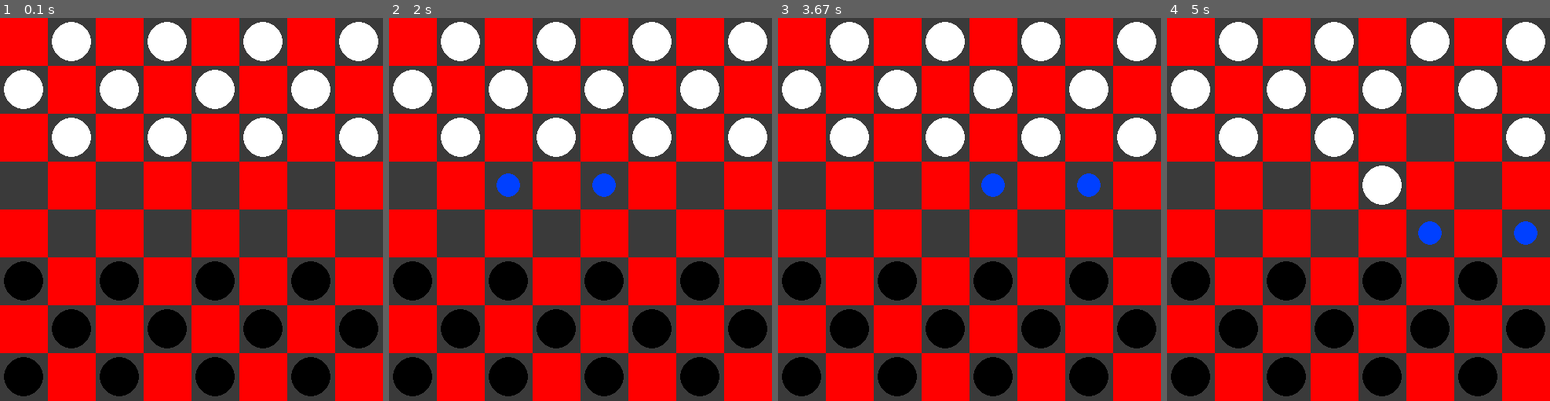
Above: before the commit, frames 1-4 (left to right).
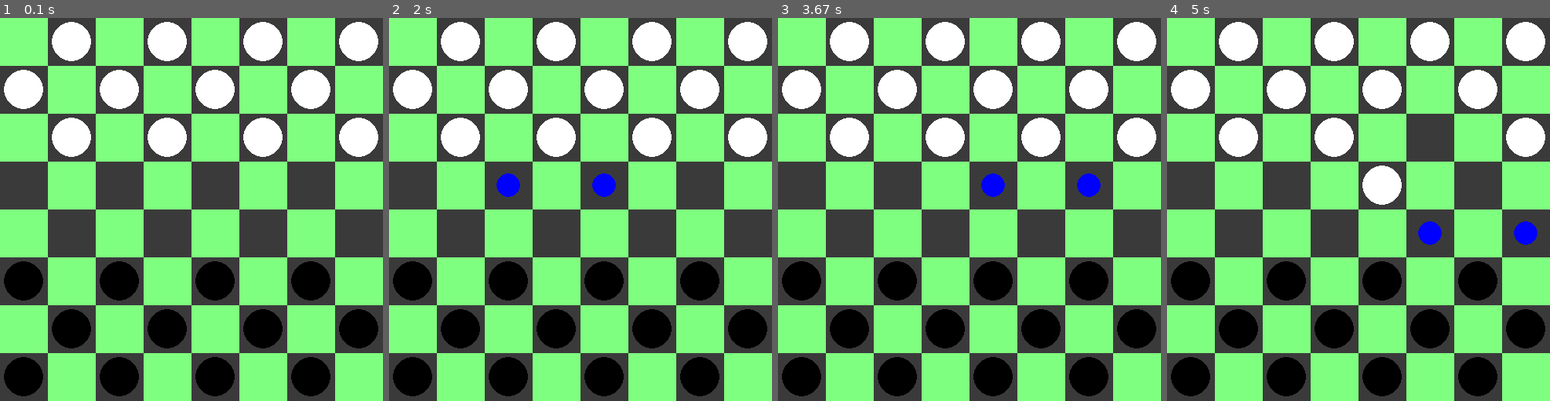
Above: after the commit, the same moments.

Repository: AdrianZajaczkowski/python_checkers
Game: pygame game, started from include/scripts/pygame_checkers/checkers_game.py
Same seed, same stepped clock (60 frames per second), same inputs: the game is played once before the commit and once after it.
Inputs (mouse positions are in pixels of both pictures, inside the frame that each line leads up to):
- Up to frame 1 (0.1 s): no input
- Up to frame 2 (2 s): click (580, 209) at 0.38 s; click (461, 152) at 0.72 s; click (461, 297) at 1.08 s; click (588, 79) at 1.55 s; click (569, 144) at 1.88 s
- Up to frame 3 (3.67 s): click (908, 83) at 2.22 s; click (1049, 140) at 3.38 s
- Up to frame 4 (5 s): click (1373, 194) at 3.72 s; click (1266, 278) at 4.08 s; click (1496, 297) at 4.58 s

The runs differ from the first frame. In frame 1, 50% of the frame differs, in the area x 0-100%, y 0-100%; in frame 2, 51%; in frame 3, 51%; in frame 4, 51%.

Commit message:
"change color"

Diff:
--- a/include/scripts/pygame_checkers/checkers/board.py
+++ b/include/scripts/pygame_checkers/checkers/board.py
@@ -1,6 +1,7 @@
 import pygame
 from .constants import COLORS, ROWS, COLS, SQUARE_SIZE
 from .piece import Piece
+
 
 class Board:
 
@@ -8,43 +9,44 @@
         self.board = []
         self.black_left = self.white_left = 12
         self.black_kings = self.white_kings = 0
-        self.create_board() # automaticly call method to create board
+        self.create_board()  # automaticly call method to create board
 
     def draw_squares(self, win):
         win.fill(COLORS['GREY'])
         for row in range(ROWS):
             for col in range(row % 2, COLS, 2):
-                pygame.draw.rect(win, COLORS['RED'], (row*SQUARE_SIZE, col *SQUARE_SIZE, SQUARE_SIZE, SQUARE_SIZE))
+                pygame.draw.rect(
+                    win, COLORS['L_GREEN'], (row*SQUARE_SIZE, col * SQUARE_SIZE, SQUARE_SIZE, SQUARE_SIZE))
 
     def create_board(self):
         for row in range(ROWS):
             self.board.append([])
             for col in range(COLS):
-                if col %2 == ((row + 1 ) %2 ):
+                if col % 2 == ((row + 1) % 2):
                     if row < 3:
-                        self.board[row].append(Piece(row,col,COLORS['WHITE'])) # append pieces with COLORS on row&col
+                        # append pieces with COLORS on row&col
+                        self.board[row].append(
+                            Piece(row, col, COLORS['WHITE']))
                     elif row > 4:
-                        self.board[row].append(Piece(row,col,COLORS['BLACK']))
+                        self.board[row].append(
+                            Piece(row, col, COLORS['BLACK']))
                     else:
                         self.board[row].append(0)
                 else:
                     self.board[row].append(0)
 
-    def draw(self,win):
+    def draw(self, win):
         self.draw_squares(win)
         for row in range(ROWS):
             for col in range(COLS):
                 piece = self.board[row][col]
-                if piece != 0 :
+                if piece != 0:
                     piece.draw(win)
 
-
-
-
-
-    def move_pieces(self,piece,row,col):
-        self.board[piece.row][piece.col], self.board[row][col] = self.board[row][col], self.board[piece.row][piece.col] # swap pos values of pieces to make it move
-        piece.move(row,col)
+    def move_pieces(self, piece, row, col):
+        # swap pos values of pieces to make it move
+        self.board[piece.row][piece.col], self.board[row][col] = self.board[row][col], self.board[piece.row][piece.col]
+        piece.move(row, col)
 
         if row == ROWS - 1 or row == 0:
             piece.make_king()
@@ -53,101 +55,115 @@
             else:
                 self.black_kings += 1
 
-
-    def get_piece(self,row,col):
+    def get_piece(self, row, col):
         return self.board[row][col]
 
-    def get_valid_moves(self,piece):
+    def get_valid_moves(self, piece):
         moves = {}
         left = piece.col - 1
         right = piece.col + 1
         row = piece.row
         if piece.color == COLORS['BLACK'] or piece.king:
-            moves.update(self._traverse_left(row -1, max(row -3,-1), -1,piece.color, left)) # row-1 start above current row, max(row -3,-1) check 2 pieces away from start or one
-            moves.update(self._traverse_right(row -1, max(row -3,-1), -1,piece.color, right)) # right is for the right direction
+            # row-1 start above current row, max(row -3,-1) check 2 pieces away from start or one
+            moves.update(self._traverse_left(
+                row - 1, max(row - 3, -1), -1, piece.color, left))
+            # right is for the right direction
+            moves.update(self._traverse_right(
+                row - 1, max(row - 3, -1), -1, piece.color, right))
         if piece.color == COLORS['WHITE'] or piece.king:
-            moves.update(self._traverse_left(row +1, min(row +3,ROWS), 1,piece.color, left))
-            moves.update(self._traverse_right(row +1, min(row +3,ROWS), 1,piece.color, right))
+            moves.update(self._traverse_left(
+                row + 1, min(row + 3, ROWS), 1, piece.color, left))
+            moves.update(self._traverse_right(
+                row + 1, min(row + 3, ROWS), 1, piece.color, right))
 
         return moves
 
-    def remove(self,pieces):
+    def remove(self, pieces):
         for piece in pieces:
             self.board[piece.row][piece.col] = 0
-            if piece !=0:
+            if piece != 0:
                 if piece.color == COLORS['BLACK']:
                     self.black_left -= 1
                 else:
-                    self.white_left -=1
+                    self.white_left -= 1
+
     def winner(self):
         if self.black_left <= 0:
             return COLORS['WHITE']
-        elif self.white_left <=0:
+        elif self.white_left <= 0:
             return COLORS['BLACK']
 
         return None
 
-    def _traverse_left(self,start,stop,step,color,left,skipped =[]): # step -> can go up diagonal or down diagonal
+    # step -> can go up diagonal or down diagonal
+    def _traverse_left(self, start, stop, step, color, left, skipped=[]):
         moves = {}
         last = []
-        for r in range(start,stop,step):
-            if left <0:
+        for r in range(start, stop, step):
+            if left < 0:
                 break
             current = self.board[r][left]
-            if current == 0: #found empty square
-                if skipped and not last: # if we skip piece and have blank square and we cant skip again over piece
+            if current == 0:  # found empty square
+                if skipped and not last:  # if we skip piece and have blank square and we cant skip again over piece
                     break
-                elif skipped: # if we skip and find another place to skip over
-                    moves[(r,left)]=last+skipped # update move to last + skipped move
+                elif skipped:  # if we skip and find another place to skip over
+                    # update move to last + skipped move
+                    moves[(r, left)] = last+skipped
                 else:
-                    moves[(r,left)] = last # if we didnt skip anything we had valid move
+                    # if we didnt skip anything we had valid move
+                    moves[(r, left)] = last
 
-                if last: # we can jump over enemy piece but how much times?
+                if last:  # we can jump over enemy piece but how much times?
                     if step == -1:
-                        row = max(r-3,0)
+                        row = max(r-3, 0)
                     else:
-                        row = min(r+3,ROWS)
-                    moves.update(self._traverse_left(r+step,row,step,color,left-1,skipped=last)) # again jump until we stop getting empty space above enemy piece
-                    moves.update(self._traverse_right(r+step,row,step,color,left+1,skipped=last))
+                        row = min(r+3, ROWS)
+                    # again jump until we stop getting empty space above enemy piece
+                    moves.update(self._traverse_left(
+                        r+step, row, step, color, left-1, skipped=last))
+                    moves.update(self._traverse_right(
+                        r+step, row, step, color, left+1, skipped=last))
                 break
-            elif current.color == color: # if we find piece with our color
-                break # no moves
+            elif current.color == color:  # if we find piece with our color
+                break  # no moves
             else:
-                last = [current] # chance to jump over enemy piece
-
+                last = [current]  # chance to jump over enemy piece
 
             left -= 1
         return moves
 
-
-    def _traverse_right(self,start,stop,step,color,right,skipped =[]):
+    def _traverse_right(self, start, stop, step, color, right, skipped=[]):
         moves = {}
         last = []
-        for r in range(start,stop,step):
-            if right >= COLS :
+        for r in range(start, stop, step):
+            if right >= COLS:
                 break
             current = self.board[r][right]
-            if current == 0: #found empty square
-                if skipped and not last: # if we skip piece and have blank square and we cant skip again over piece
+            if current == 0:  # found empty square
+                if skipped and not last:  # if we skip piece and have blank square and we cant skip again over piece
                     break
-                elif skipped: # if we skip and find another place to skip over
-                    moves[(r,right)]=last+skipped # update move to last + skipped move
+                elif skipped:  # if we skip and find another place to skip over
+                    # update move to last + skipped move
+                    moves[(r, right)] = last+skipped
                 else:
-                    moves[(r,right)] = last # if we didnt skip anything we had valid move
+                    # if we didnt skip anything we had valid move
+                    moves[(r, right)] = last
 
-                if last: # we can jump over enemy piece but how much times?
+                if last:  # we can jump over enemy piece but how much times?
                     if step == -1:
-                        row = max(r-3,0)
+                        row = max(r-3, 0)
                     else:
-                        row = min(r+3,ROWS)
-                    moves.update(self._traverse_left(r+step,row,step,color,right-1,skipped=last)) # again jump until we stop getting empty space above enemy piece
-                    moves.update(self._traverse_right(r+step,row,step,color,right+1,skipped=last))
+                        row = min(r+3, ROWS)
+                    # again jump until we stop getting empty space above enemy piece
+                    moves.update(self._traverse_left(
+                        r+step, row, step, color, right-1, skipped=last))
+                    moves.update(self._traverse_right(
+                        r+step, row, step, color, right+1, skipped=last))
                 break
-            elif current.color == color: # if we find piece with our color
-                break # no moves
+            elif current.color == color:  # if we find piece with our color
+                break  # no moves
             else:
-                last = [current] # chance to jump over enemy piece
-
+                last = [current]  # chance to jump over enemy piece
 
             right += 1
         return moves
--- a/include/scripts/pygame_checkers/checkers/constants.py
+++ b/include/scripts/pygame_checkers/checkers/constants.py
@@ -19,7 +19,7 @@
     'BLACK': (0,0,0),
     'BLUE' : (0,0,255),
     'GREY' : (58,58,58),
-    'BLUE' : (0,64,255)
+    'L_GREEN' : (127,255,127)
 }
 x = int(SQUARE_SIZE / 4 )
 y = int(SQUARE_SIZE / 4 )
Not shown, changed: .gitignore
